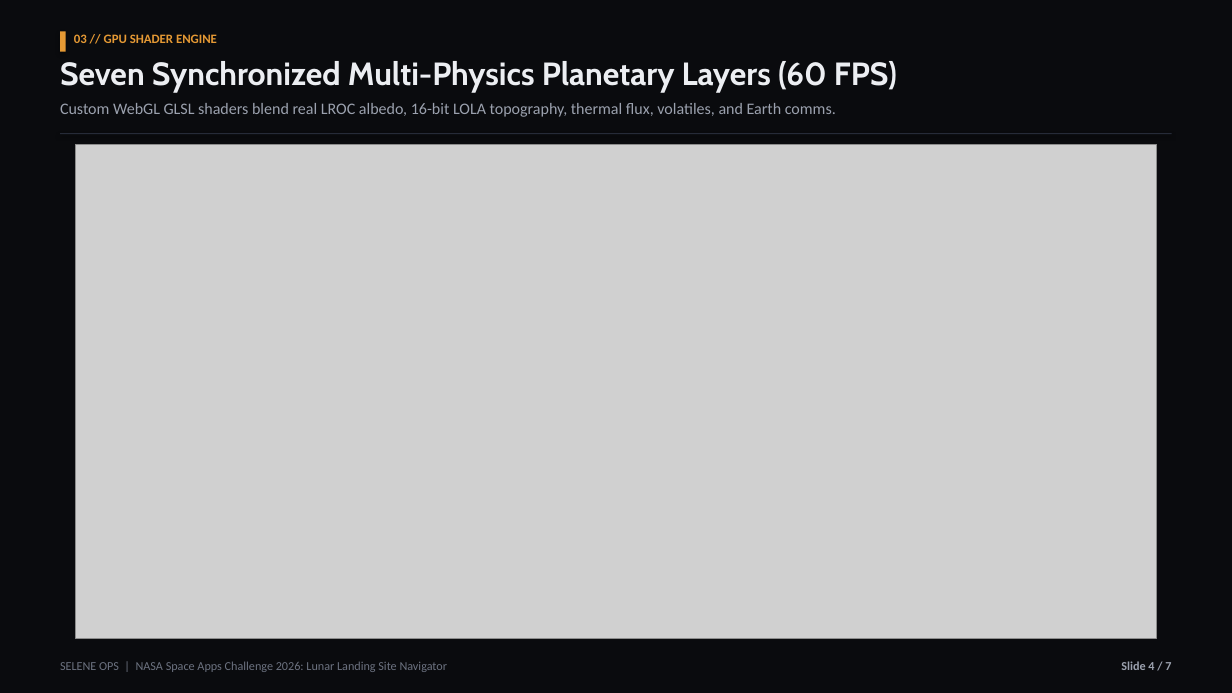
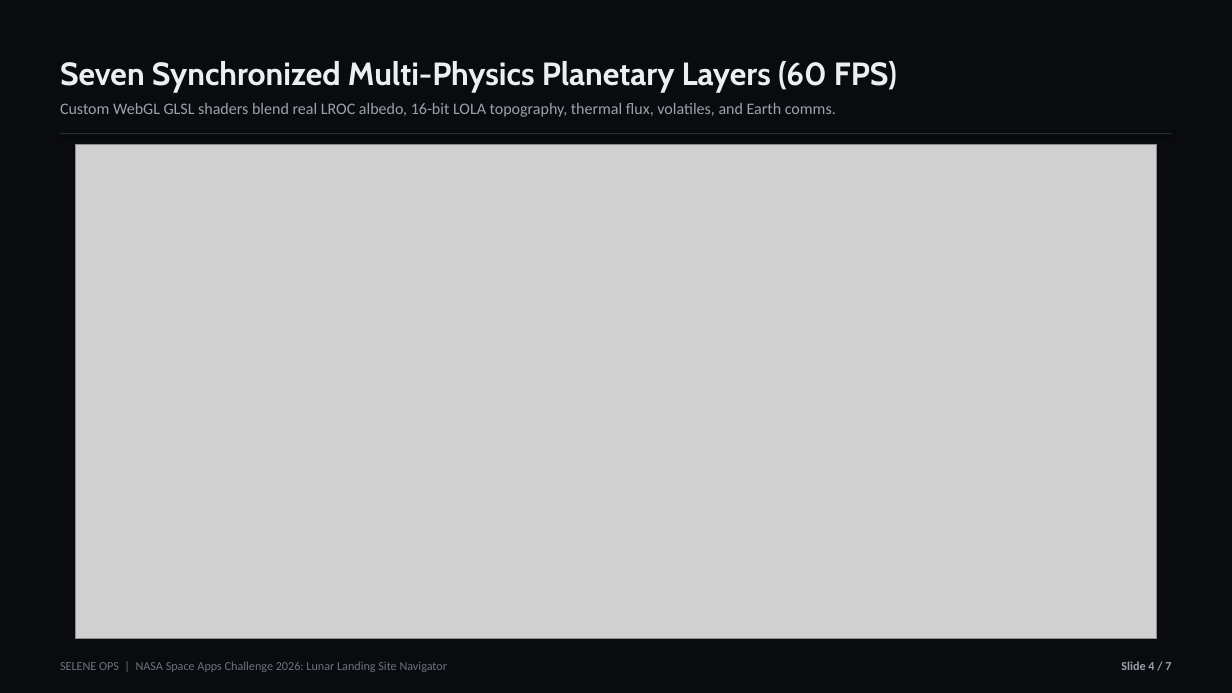
Before and after one commit to AryanBanker07/selene_ops, a slide deck: slide 3 of public/SELENE_OPS_SpaceApps_2026_Presentation.pptx (slide 4 before the commit). Drawn at 1232x693 pixels with LibreOffice and Linux fonts; fonts in the diff are those of the drawing; grey boxes stand for pictures. Boxes give left, top, right and bottom in pixels: in the first picture for what was removed or moved away, otherwise in the second. Text is boxed around its words. In the diff, an @@ line names an element or a change of style, - is before the commit and + after.

```diff
--- a/public/SELENE_OPS_SpaceApps_2026_Presentation.pptx
+++ b/public/SELENE_OPS_SpaceApps_2026_Presentation.pptx
@@ rectangle removed at (60, 31, 66, 52) @@
@@ text removed at (74, 34, 217, 43) @@
-03 // GPU SHADER ENGINE
```
Also in this commit, not shown: 5 other slides changed, 4 other files.
